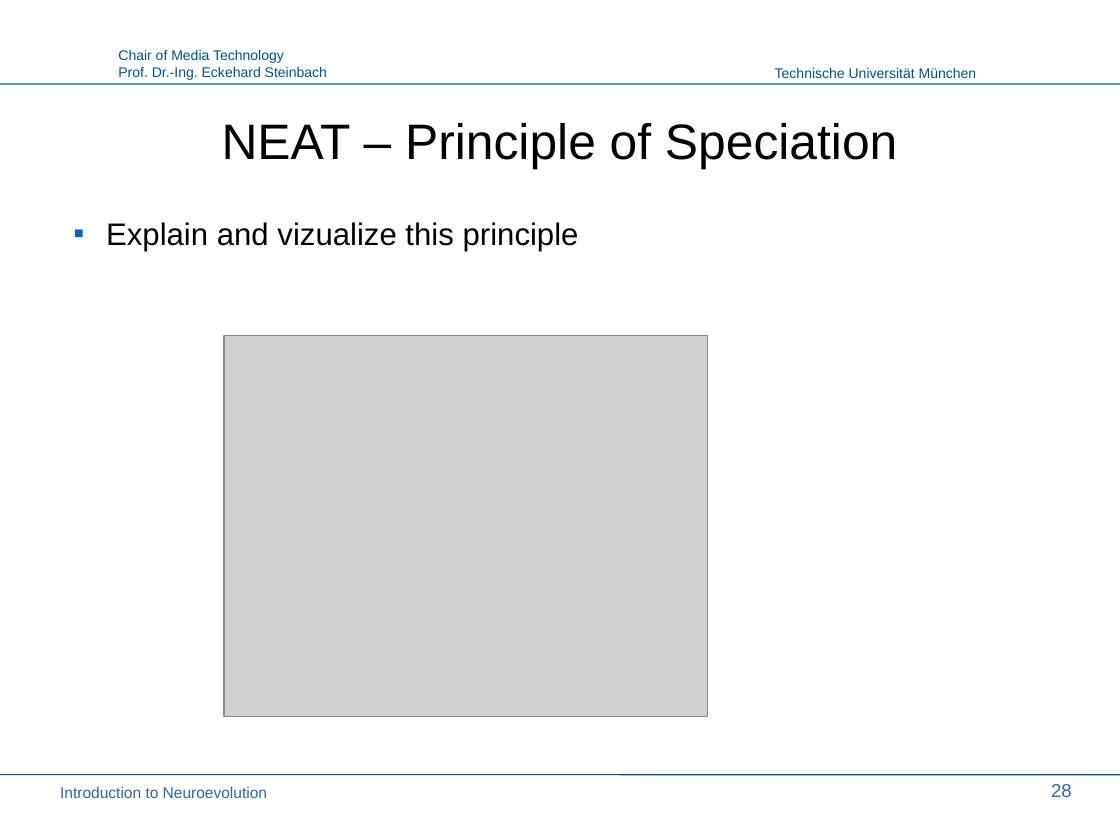
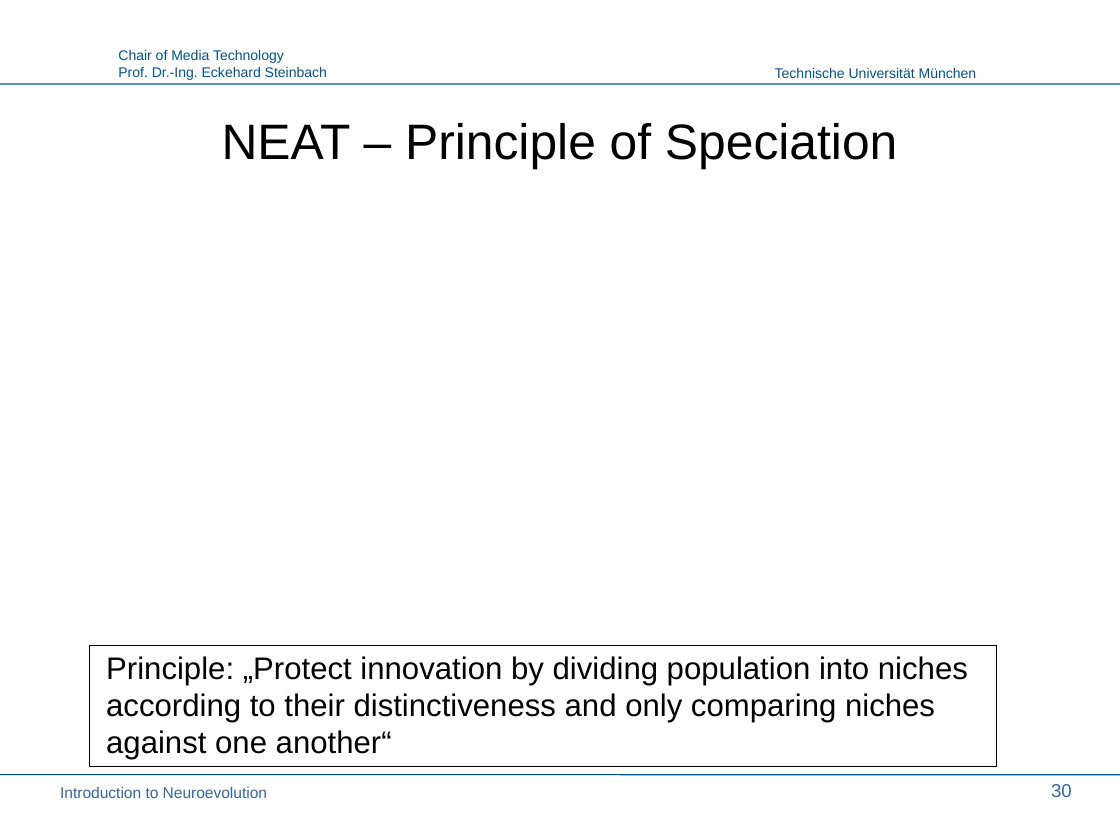
Before and after one commit to PaulPauls/Neuroevolution_of_Augmenting_Topologies_Paper, a slide deck: slide 30 of presentation/neuroevolution_presentation.odp (slide 28 before the commit). Drawn at 1120x840 pixels with LibreOffice and Linux fonts; fonts in the diff are those of the drawing; grey boxes stand for pictures; background and template pictures are left out. Boxes give left, top, right and bottom in pixels: in the first picture for what was removed or moved away, otherwise in the second. Text is boxed around its words. In the diff, an @@ line names an element or a change of style, - is before the commit and + after.

Commit message:
Cropped Images; Advanced presentation up to including 'Principle of Speciation'; Added pdf version

```diff
--- a/presentation/neuroevolution_presentation.odp
+++ b/presentation/neuroevolution_presentation.odp
@@ text removed at box(106, 222, 579, 251) @@
-▪ Explain and vizualize this principle
@@ picture removed at box(224, 335, 708, 717) @@
@@ rectangle added at box(90, 645, 997, 767), fill #FFFFFF, outline #000000 0 pt @@
@@ text added at box(106, 656, 968, 760), 20 pt, text #000000 @@
+Principle: „Protect innovation by dividing population into niches according to their distinctiveness and only comparing niches against one another“
@@ page number at box(1051, 784, 1072, 797): text changed @@
-28
+30
```
Also in this commit, not shown: 5 other slides changed, 3 slides added, 4 other files.
